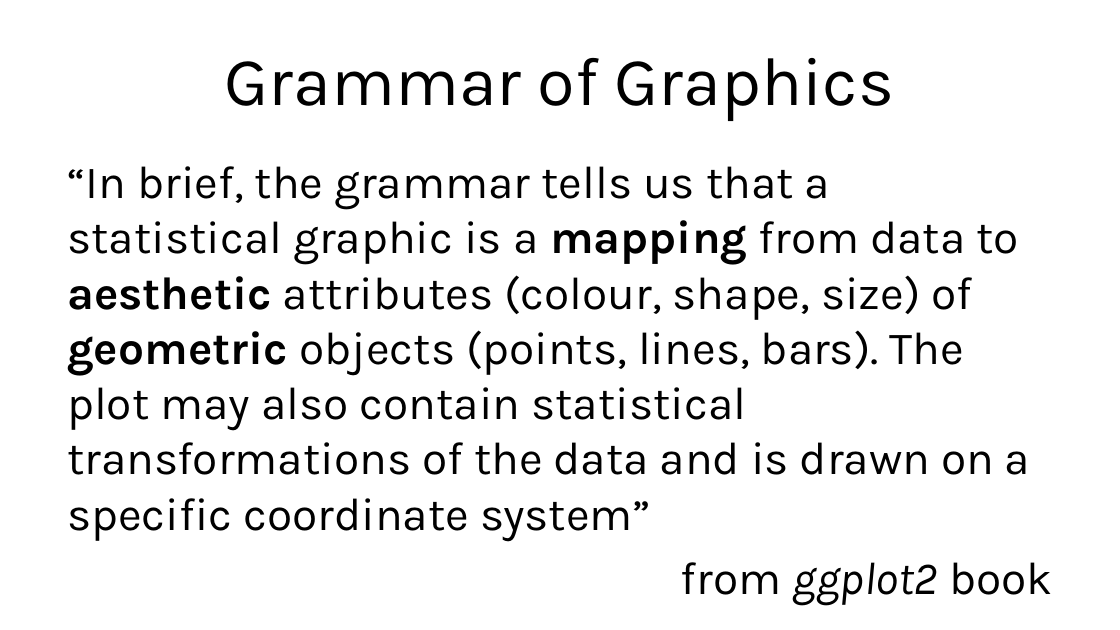
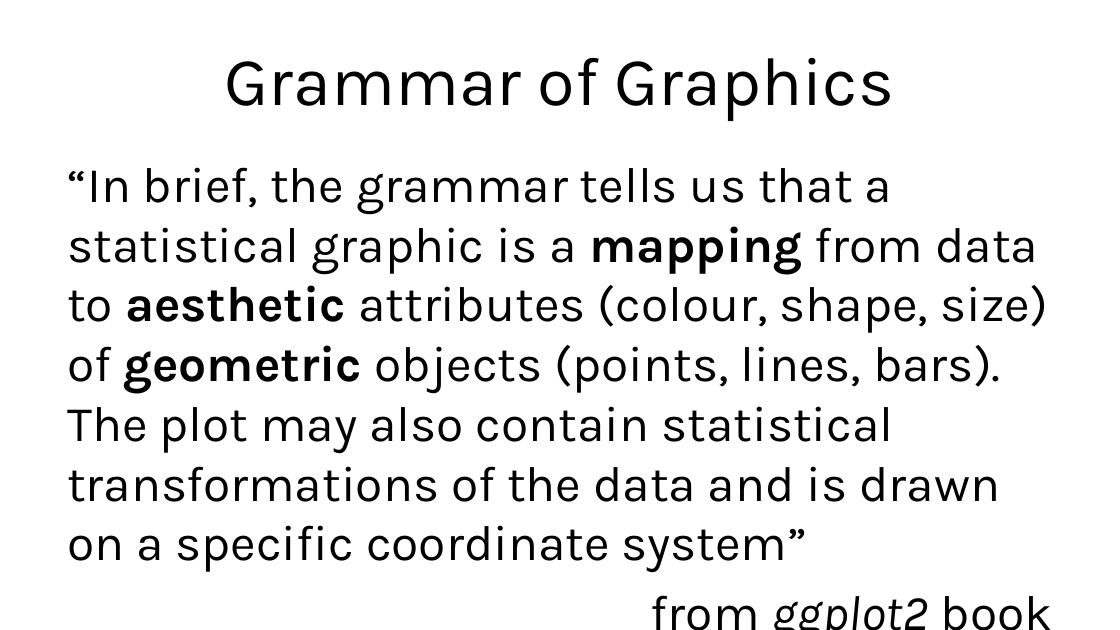
Before and after one commit to asancpt/lecture-tidyverse, a slide deck: slide 16 of Rweek09.pptx. Drawn at 1120x630 pixels with LibreOffice and Linux fonts; fonts in the diff are those of the drawing. Boxes give left, top, right and bottom in pixels: in the first picture for what was removed or moved away, otherwise in the second. Text is boxed around its words. In the diff, an @@ line names an element or a change of style, - is before the commit and + after.

```diff
--- a/Rweek09.pptx
+++ b/Rweek09.pptx
@@ text "“In brief, the grammar tells ..." at box(67, 167, 1048, 573): size 29.6 to 32 pt @@
```
Also in this commit, not shown: 7 other slides changed, 1 slide added, 4 slides removed, 14 other files.
